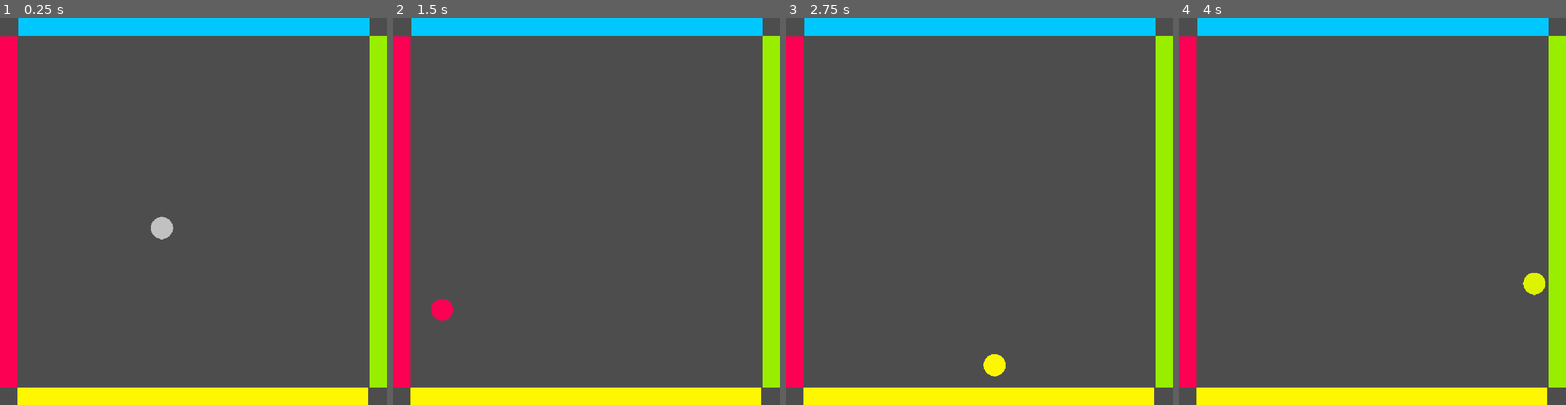
Above: before the commit, frames 1-4 (left to right).
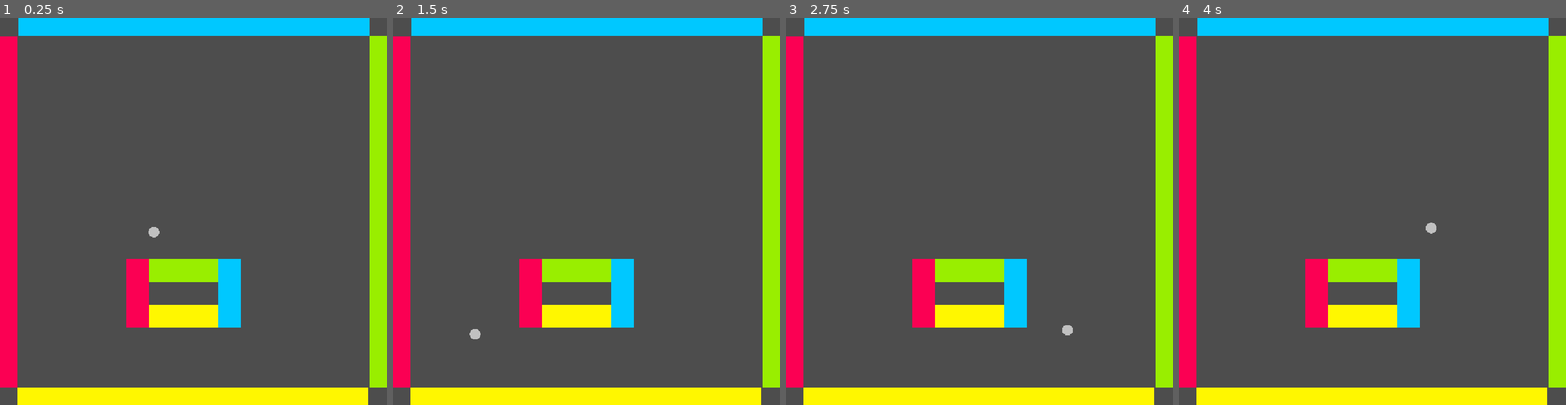
Above: after the commit, the same moments.

Repository: ericvennemeyer/maxxout
Game: Godot game, scene res://game.tscn
Two runs of this game, one before a commit and one after it. Both use one fixed random seed, a clock stepped at 60 frames per second and the inputs below.
Inputs:
- Up to frame 1 (0.25 s): no input
- Up to frame 2 (1.5 s): no input
- Up to frame 3 (2.75 s): no input
- Up to frame 4 (4 s): no input

The runs differ from the first frame. In frame 1, 4.4% of the frame differs, in the area x 32-63%, y 51-80%; in frame 2, 4.5%; in frame 3, 4.5%, in the area x 32-75%, y 62-93%; in frame 4, 4.5%.

Commit message:
Add sprite2D and collision to Block, also script to set color and destroy(), called by Ball when it collides. Ball changes color when hitting Block but not Paddle now.

Diff:
--- a/ball.gd
+++ b/ball.gd
@@ -36,11 +36,13 @@
 
 
 func _on_area_entered(area: Area2D) -> void:
+	collided = true
+	other_area = area
+
 	if area is Paddle:
 		print("Hit Paddle")
-
-		collided = true
-		other_area = area
+	elif area is Block:
+		area.destroy()
 
 		var tween = get_tree().create_tween()
 		tween.tween_property(sprite_2d, "modulate", area.sprite_2d.modulate, 0.2)
--- a/ball.tscn
+++ b/ball.tscn
@@ -8,12 +8,14 @@
 
 [sub_resource type="GradientTexture2D" id="GradientTexture2D_x8fbi"]
 gradient = SubResource("Gradient_cbx31")
+width = 32
+height = 32
 fill = 1
 fill_from = Vector2(0.5, 0.5)
 fill_to = Vector2(0.894587, 0.213675)
 
 [sub_resource type="CircleShape2D" id="CircleShape2D_cbx31"]
-radius = 31.0161
+radius = 17.0294
 
 [node name="Ball" type="Area2D"]
 collision_layer = 4
--- /dev/null
+++ b/block.gd
@@ -0,0 +1,37 @@
+class_name Block
+extends Area2D
+
+
+enum BlockColor {RED, GREEN, BLUE, YELLOW}
+@export var block_color: BlockColor
+
+var color_data: Color
+
+@onready var sprite_2d: Sprite2D = $Sprite2D
+
+
+func _ready() -> void:
+	set_paddle_color()
+
+
+func set_paddle_color() -> void:
+	match block_color:
+		BlockColor.RED:
+			color_data = Global.red
+			sprite_2d.modulate = color_data
+		BlockColor.GREEN:
+			color_data = Global.green
+			sprite_2d.modulate = color_data
+		BlockColor.BLUE:
+			color_data = Global.blue
+			sprite_2d.modulate = color_data
+		BlockColor.YELLOW:
+			color_data = Global.yellow
+			sprite_2d.modulate = color_data
+
+
+func destroy() -> void:
+	var tween = get_tree().create_tween()
+	tween.set_trans(Tween.TRANS_SPRING)
+	tween.tween_property(self, "scale", scale * 1.2, 0.2)
+	tween.tween_callback(queue_free)
--- a/block.tscn
+++ b/block.tscn
@@ -1,3 +1,20 @@
-[gd_scene format=3 uid="uid://bkwb4j6lwjh7j"]
+[gd_scene load_steps=4 format=3 uid="uid://bkwb4j6lwjh7j"]
+
+[ext_resource type="Script" uid="uid://pay0n4ekoct7" path="res://block.gd" id="1_im0tn"]
+
+[sub_resource type="CanvasTexture" id="CanvasTexture_qncar"]
+
+[sub_resource type="RectangleShape2D" id="RectangleShape2D_qncar"]
+size = Vector2(64, 64)
 
 [node name="Block" type="Area2D"]
+collision_layer = 2
+collision_mask = 4
+script = ExtResource("1_im0tn")
+
+[node name="Sprite2D" type="Sprite2D" parent="."]
+scale = Vector2(64, 64)
+texture = SubResource("CanvasTexture_qncar")
+
+[node name="CollisionShape2D" type="CollisionShape2D" parent="."]
+shape = SubResource("RectangleShape2D_qncar")
--- a/game.tscn
+++ b/game.tscn
@@ -1,8 +1,9 @@
-[gd_scene load_steps=8 format=3 uid="uid://d1qwy02mn4l55"]
+[gd_scene load_steps=9 format=3 uid="uid://d1qwy02mn4l55"]
 
 [ext_resource type="PackedScene" uid="uid://dra2imwcludka" path="res://paddle.tscn" id="1_80nbo"]
 [ext_resource type="Script" uid="uid://tpqwpajrtqjh" path="res://game.gd" id="1_feb5d"]
 [ext_resource type="PackedScene" uid="uid://b315ut83y0trh" path="res://ball.tscn" id="2_e2o6t"]
+[ext_resource type="PackedScene" uid="uid://bkwb4j6lwjh7j" path="res://block.tscn" id="4_fc0e3"]
 
 [sub_resource type="CanvasTexture" id="CanvasTexture_e2o6t"]
 resource_local_to_scene = true
@@ -75,6 +76,51 @@
 position = Vector2(0, -3.05176e-05)
 shape = SubResource("RectangleShape2D_e2o6t")
 
+[node name="RedBlock" parent="." instance=ExtResource("4_fc0e3")]
+position = Vector2(384, 704)
+
+[node name="RedBlock2" parent="." instance=ExtResource("4_fc0e3")]
+position = Vector2(384, 768)
+
+[node name="RedBlock3" parent="." instance=ExtResource("4_fc0e3")]
+position = Vector2(384, 832)
+
+[node name="GreenBlock" parent="." instance=ExtResource("4_fc0e3")]
+position = Vector2(448, 704)
+block_color = 1
+
+[node name="GreenBlock2" parent="." instance=ExtResource("4_fc0e3")]
+position = Vector2(512, 704)
+block_color = 1
+
+[node name="GreenBlock3" parent="." instance=ExtResource("4_fc0e3")]
+position = Vector2(576, 704)
+block_color = 1
+
+[node name="BlueBlock" parent="." instance=ExtResource("4_fc0e3")]
+position = Vector2(640, 704)
+block_color = 2
+
+[node name="BlueBlock2" parent="." instance=ExtResource("4_fc0e3")]
+position = Vector2(640, 768)
+block_color = 2
+
+[node name="BlueBlock3" parent="." instance=ExtResource("4_fc0e3")]
+position = Vector2(640, 832)
+block_color = 2
+
+[node name="YellowBlock" parent="." instance=ExtResource("4_fc0e3")]
+position = Vector2(576, 832)
+block_color = 3
+
+[node name="YellowBlock2" parent="." instance=ExtResource("4_fc0e3")]
+position = Vector2(512, 832)
+block_color = 3
+
+[node name="YellowBlock3" parent="." instance=ExtResource("4_fc0e3")]
+position = Vector2(448, 832)
+block_color = 3
+
 [editable path="Paddle"]
 [editable path="Paddle2"]
 [editable path="Paddle3"]
--- a/global.tscn
+++ b/global.tscn
@@ -4,3 +4,4 @@
 
 [node name="Global" type="Node"]
 script = ExtResource("1_6q3x5")
+ball_speed = 500.0
Not shown, added: block.gd.uid
